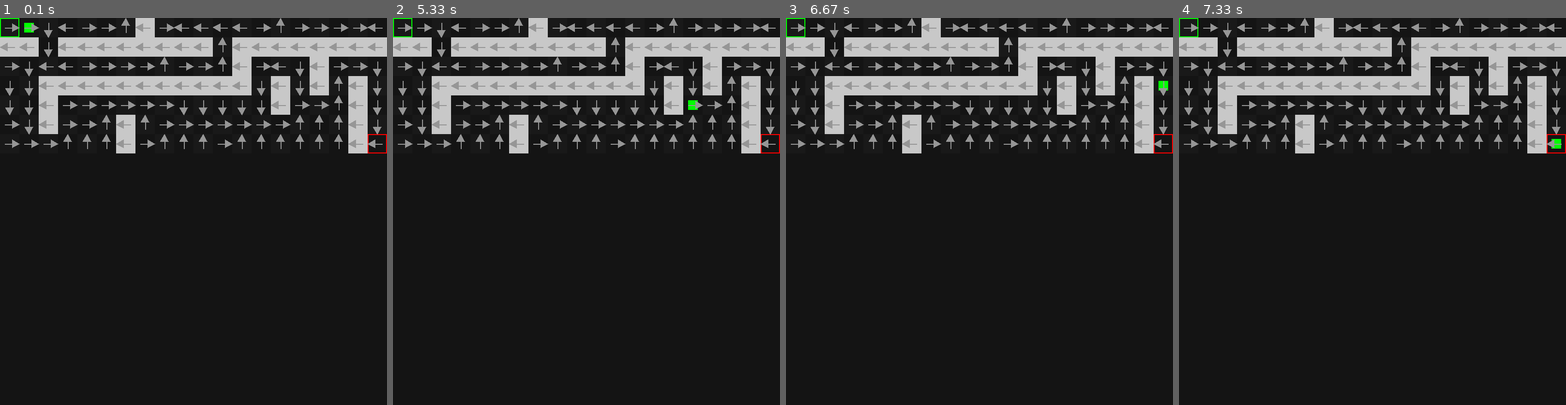
Above: before the commit, frames 1-4 (left to right).
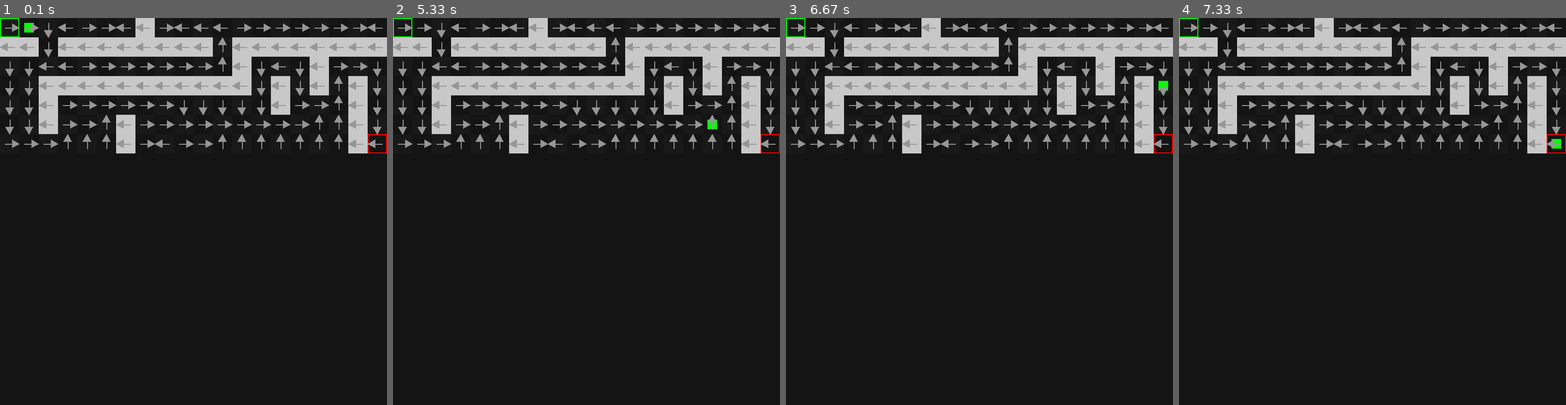
Above: after the commit, the same moments.

Repository: mprostakk/WSI
Game: pygame game, started from zad6/main.py
Same seed, same stepped clock (60 frames per second), same inputs: the game is played once before the commit and once after it.
Inputs:
- Up to frame 1 (0.1 s): no input
- Up to frame 2 (5.33 s): no input
- Up to frame 3 (6.67 s): no input
- Up to frame 4 (7.33 s): no input

The runs differ from the first frame. In frame 1, 0.6% of the frame differs, in the area x 1-81%, y 0-34%; in frame 2, 0.7%, in the area x 1-84%, y 0-34%; in frame 3, 0.6%; in frame 4, 0.6%.

Commit message:
Change gamma to discount factor

Diff:
--- a/zad6/main.py
+++ b/zad6/main.py
@@ -35,7 +35,7 @@
     episodes: int = 10000,
     learning_rate: float = 0.1,
     epsilon: float = 0.1,
-    gamma: float = 0.6,
+    discount_factor: float = 0.6,
     max_number_of_turns: int = 10000,
 ) -> np.array:
     number_of_states = game_map.width * game_map.length
@@ -66,9 +66,10 @@
             old_value = q_table[state_index][action.value - 1]
             next_max = q_table[step.next_state_index].max()
 
-            new_value = (1 - learning_rate) * old_value + learning_rate * (
-                step.reward + gamma * next_max
+            new_value = old_value + learning_rate * (
+                step.reward + discount_factor * next_max - old_value
             )
+
             q_table[state_index, action.value - 1] = new_value
 
             state_index = step.next_state_index
@@ -125,11 +126,11 @@
     print(f"Finished with {steps} steps")
 
 
-def plot_steps(steps: List[int], learning_rate: float, epsilon: float, gamma: float):
+def plot_steps(steps: List[int], learning_rate: float, epsilon: float, discount_factor: float):
     # plt.yscale('log')
     plt.plot(steps)
 
-    plt.title(f"Lr={learning_rate}, epsilon={epsilon}, gamma={gamma}")
+    plt.title(f"Lr={learning_rate}, epsilon={epsilon}, discount_factor={discount_factor}")
     plt.xlabel("Episodes")
     plt.ylabel("Steps")
     plt.show()
@@ -166,7 +167,7 @@
     # play_random(game_map)
     learning_rate = 0.1
     epsilon = 0.1
-    gamma = 1.0
+    discount_factor = 0.5
 
     try:
         q_table, steps = train(
@@ -174,13 +175,13 @@
             episodes=1000,
             learning_rate=learning_rate,
             epsilon=epsilon,
-            gamma=gamma,
+            discount_factor=discount_factor,
             max_number_of_turns=10000,
         )
     except TurnException:
         print("Error")
 
-    plot_steps(steps, learning_rate, epsilon, gamma)
+    plot_steps(steps, learning_rate, epsilon, discount_factor)
 
     pygame.init()
     pygame.font.init()
